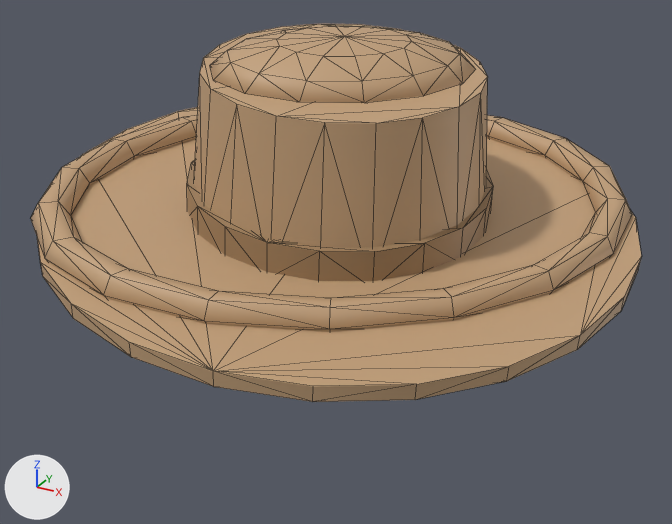
One commit to the FBX model Assets/CPW/Resources/Models/Clothes/cowboy_head.fbx: the scene before it, then after it.
Both versions are drawn from a 50 mm camera at (1.164, -2.126, 1.37) aimed at (0.055, -0.109, 0.361). The axes (+X, +Y, +Z) are drawn at lower left. The lights are the same throughout. The older version comes first. Mesh edges are drawn as thin lines. Where no turn or scale is listed for an object, it has been applied to the vertices.

The first picture shows 'cowboy_head'.
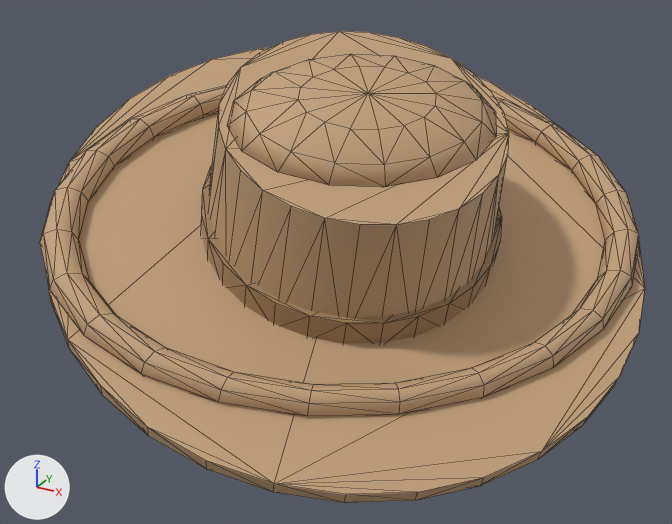
Location of each change, [x1, y1, x2, y2] in pixels of the pictures (672 x 524 px; the box of a moved part takes in the faces that stretch with it):
'cowboy_head', reshaped (25% taller): before [31, 24, 641, 402]; after [40, 31, 645, 503]
part 1 of me_cowboy_head, rebuilt (53% taller): before [31, 115, 632, 332]; after [40, 85, 640, 417]
part 2 of me_cowboy_head, rebuilt (54% taller): before [37, 107, 641, 402]; after [48, 47, 645, 503]
part 3 of me_cowboy_head, rebuilt (46% taller): before [187, 160, 493, 281]; after [201, 166, 502, 343]
part 4 of me_cowboy_head, added (brown): after [208, 31, 509, 317]
part 5 of me_cowboy_head, moved or reshaped: before [194, 24, 488, 248]; after [227, 54, 496, 187]

The edits, one by one:
Material 'T_felt__brown' (mat_t_felt__brown) is new.
Its base color is (0.541, 0.353, 0.196) (brown #c2a07a).
Its roughness is 0.65.
Material 'T_satin__brown_dark' (mat_t_satin__brown_dark) is new.
Its base color is (0.361, 0.227, 0.118) (brown #a28360).
Its roughness is 0.35.
me_cowboy_head is used by ob_cowboy_head; location (0.0, 0.0, 0.0).
me_cowboy_head had 308 vertices, 600 faces and spanned x -0.78..0.81, y -0.81..0.78, z 0.35..0.96.
me_cowboy_head no longer uses material mat_brown (brown #c2a07a).
me_cowboy_head no longer uses material mat_brown_dark (brown #a28360).
me_cowboy_head now has 450 vertices, 884 faces and spans x -0.64..0.84, y -0.85..0.61, z 0.12..0.96.
me_cowboy_head part 1: the loose piece of 108 vertices spanning x -0.71..0.74, y -0.71..0.68, z 0.39..0.63 is rebuilt with 192 vertices and now spans x -0.57..0.79, y -0.77..0.51, z 0.21..0.78, in mat_t_felt__brown (brown #c2a07a).
me_cowboy_head part 2: the loose piece of 48 vertices spanning x -0.78..0.81, y -0.81..0.78, z 0.35..0.61 is rebuilt with 64 vertices and now spans x -0.64..0.84, y -0.85..0.61, z 0.12..0.82, in mat_t_felt__brown (brown #c2a07a).
me_cowboy_head part 3: the loose piece of 40 vertices spanning x -0.4..0.43, y -0.43..0.39, z 0.42..0.64 is rebuilt with 56 vertices and now spans x -0.27..0.49, y -0.51..0.24, z 0.3..0.72, in mat_t_satin__brown_dark (brown #a28360).
me_cowboy_head part 4: a new loose piece of 56 vertices spanning x -0.26..0.53, y -0.56..0.23, z 0.31..0.96, in mat_t_felt__brown (brown #c2a07a).
Part 5, on me_cowboy_head:
111 vertices are removed from x -0.38..0.41, y -0.41..0.38, z 0.42..0.96.
216 faces are deleted.
81 vertices are added at x -0.07..0.48, y -0.5..0.01, z 0.69..0.93.
160 new faces join them, mat_t_felt__brown (brown #c2a07a).
me_cowboy_head gains material mat_t_felt__brown (brown #c2a07a).
me_cowboy_head gains material mat_t_satin__brown_dark (brown #a28360).
